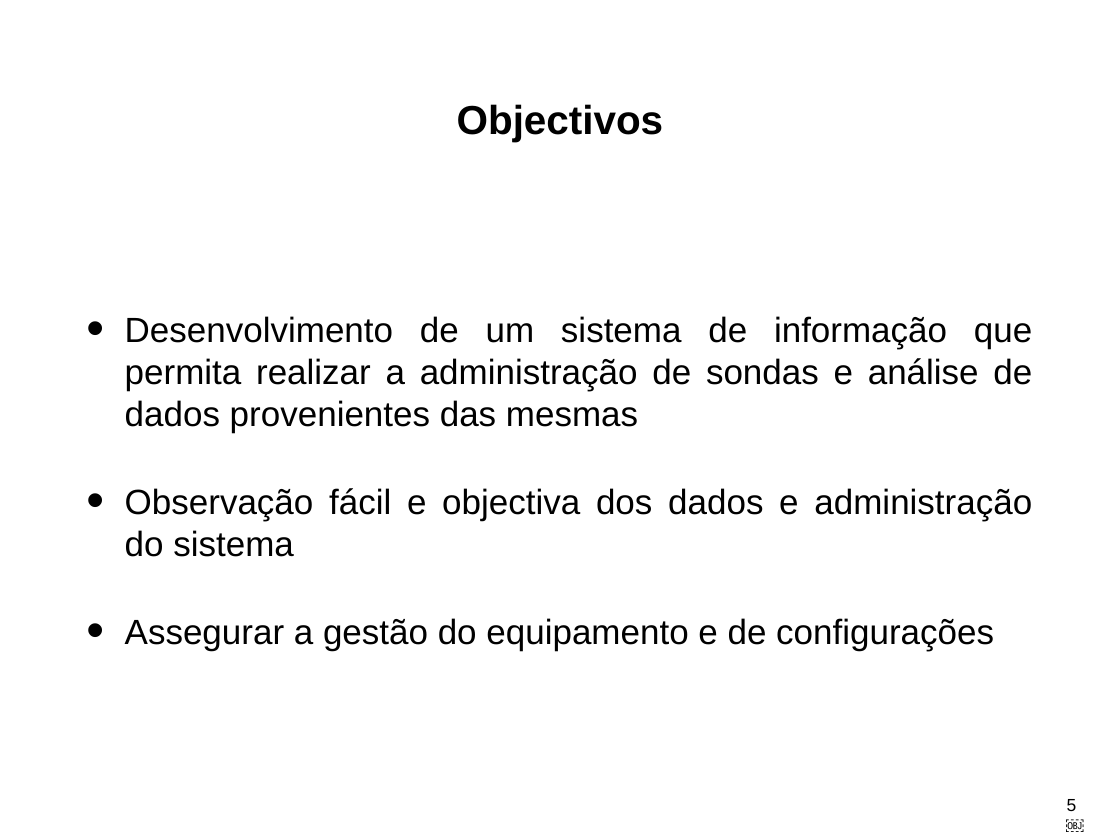
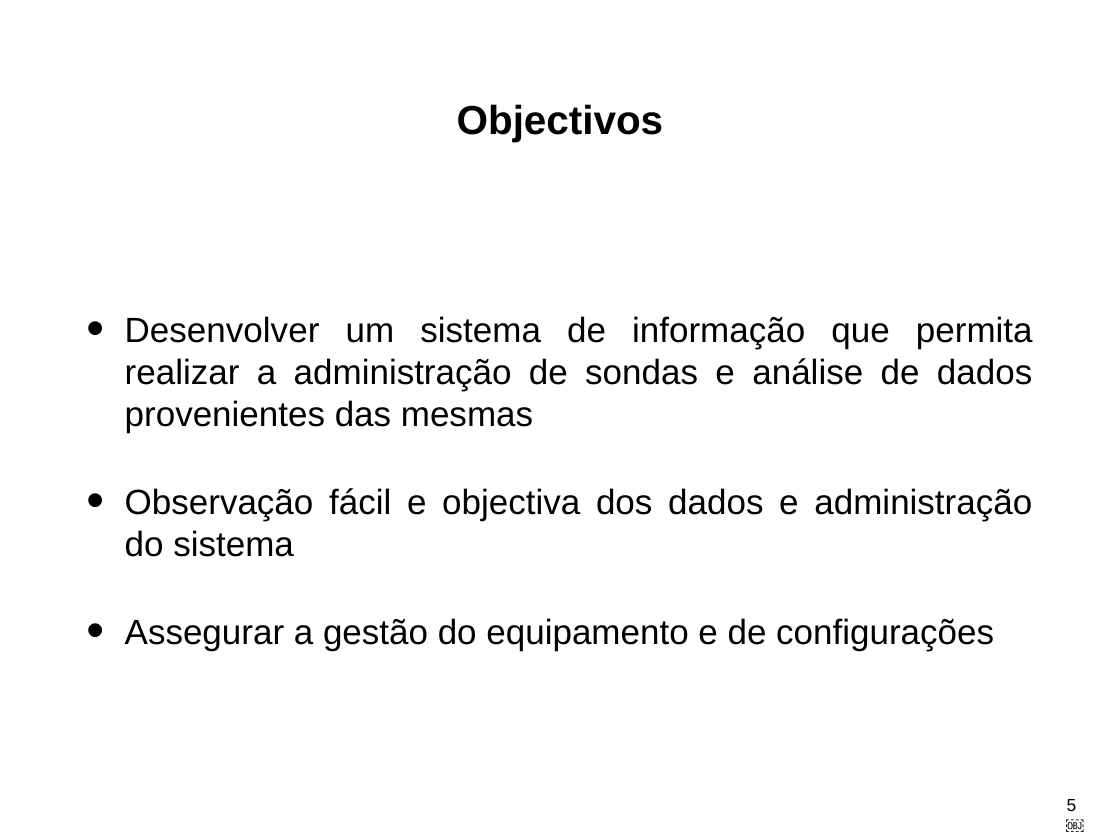
Before and after one commit to LikaV1996/ProjectoFinaldeCurso, a slide deck: slide 5 of AppFinalDeProjecto.pptx. Drawn at 1120x840 pixels with LibreOffice and Linux fonts; fonts in the diff are those of the drawing. Boxes give left, top, right and bottom in pixels: in the first picture for what was removed or moved away, otherwise in the second. Text is boxed around its words. In the diff, an @@ line names an element or a change of style, - is before the commit and + after.

```diff
--- a/AppFinalDeProjecto.pptx
+++ b/AppFinalDeProjecto.pptx
@@ text at (125,316,1033,432): text changed @@
-• Desenvolvimento de um sistema de informação que permita realizar a administração de sondas e análise de dados provenientes das mesmas
+• Desenvolver um sistema de informação que permita realizar a administração de sondas e análise de dados provenientes das mesmas
```
Also in this commit, not shown: 3 other slides changed.
